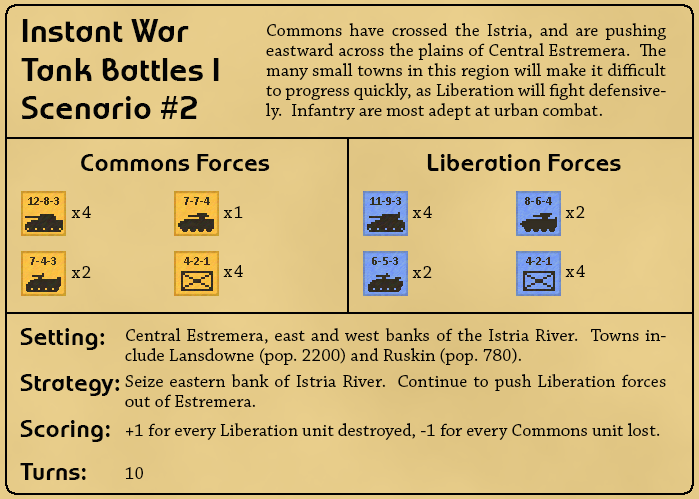
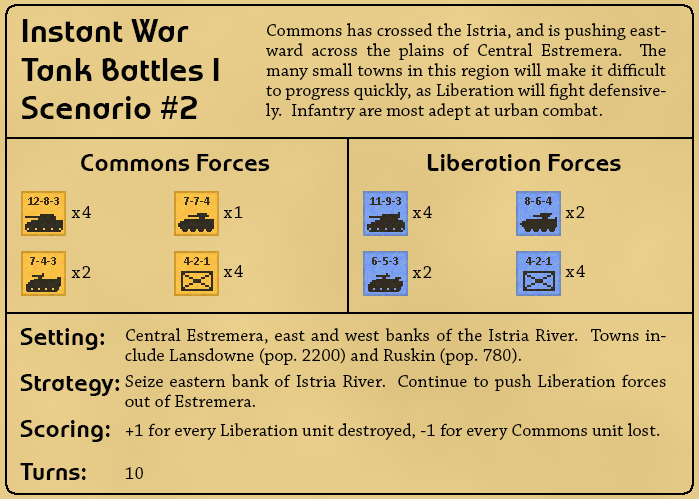
The second 699x499 image is a revision of the first. Changes to its layers:
renamed "Commons have crossed the Istria, and are pushing eastward acros" to "Commons has crossed the Istria, and is pushing eastward across", painted on it over [266, 23, 666, 60]
